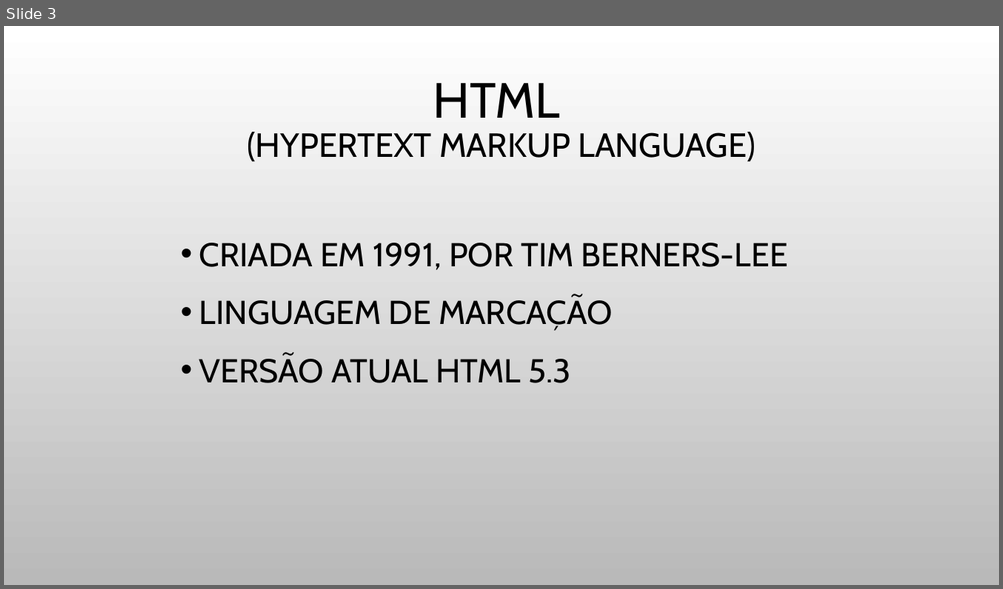
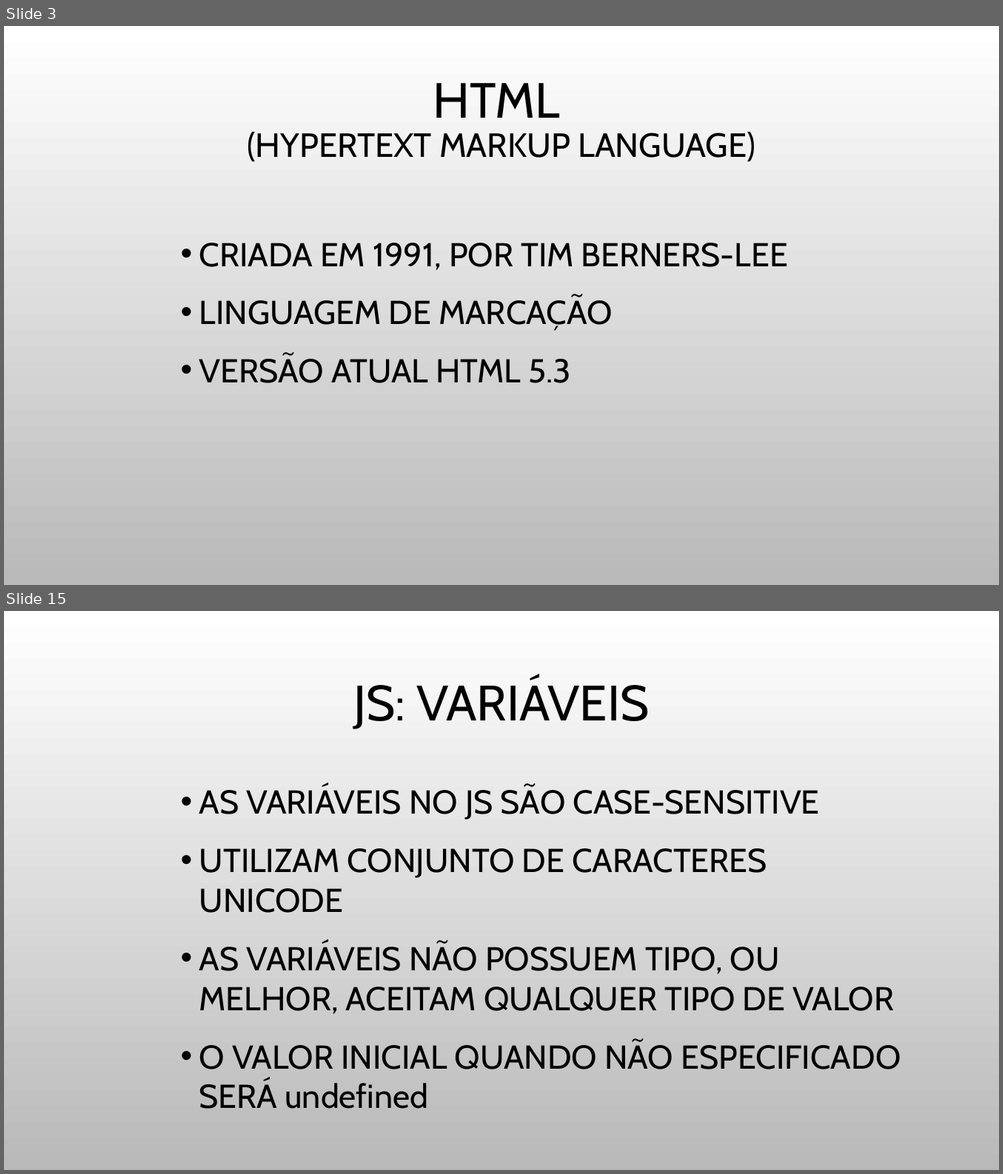
Before and after one commit to JulioCR-Oliveira/Trabalho-Topicos-Especiais, a slide deck: Arquivos/INTRODUÇÃO A FRONT-END.pptx. Shown one above the other, each under a label of ours: slide 3 before the commit, slides 3 and 15 after it; the slides between them are not shown. The pictures are 1003x589 and 1003x1174 pixels, drawn with LibreOffice and Linux fonts; fonts in the diff are those of the drawing; background and template pictures are left out. Boxes give left, top, right and bottom in pixels: in the first picture for what was removed or moved away, otherwise in the second. Text is boxed around its words. In the diff, an @@ line names an element or a change of style, - is before the commit and + after.

```diff
--- a/Arquivos/INTRODUÇÃO A FRONT-END.pptx
+++ b/Arquivos/INTRODUÇÃO A FRONT-END.pptx
@@ slide 15 added at (4,611,999,1170), background picture (left out) @@
@@ title added at (353,679,649,729), 48 pt, text #000000 @@
+JS: VARIÁVEIS
@@ text added at (199,786,900,1109), 32 pt, text #000000 @@
+• AS VARIÁVEIS NO JS SÃO CASE-SENSITIVE
+• UTILIZAM CONJUNTO DE CARACTERES UNICODE
+• AS VARIÁVEIS NÃO POSSUEM TIPO, OU MELHOR, ACEITAM QUALQUER TIPO DE VALOR
+• O VALOR INICIAL QUANDO NÃO ESPECIFICADO SERÁ undefined
```
Also in this commit, not shown: 4 slides changed, 16 other slides added, 1 other file.
